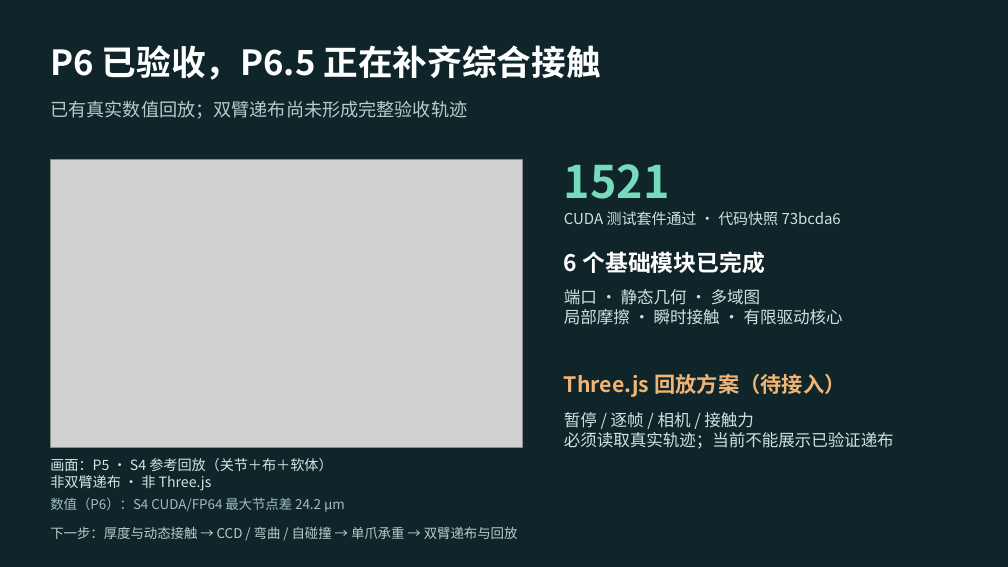
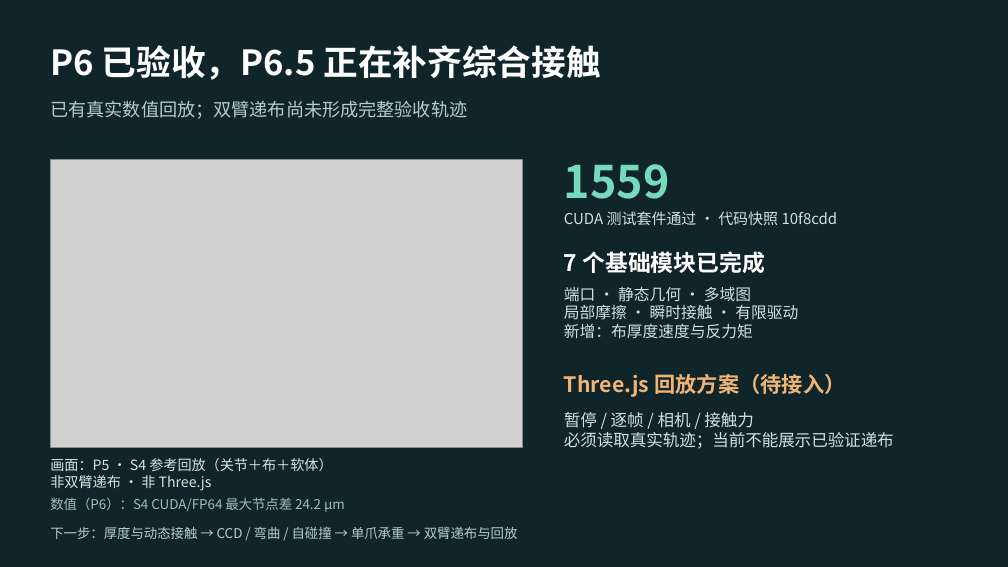
Before and after one commit to ChenxrC/phymeo, a slide deck: slide 3 of docs/reports/2026-10-28-architecture/phymeo-newton-architecture.pptx. Drawn at 1008x567 pixels with LibreOffice and Linux fonts; fonts in the diff are those of the drawing; grey boxes stand for pictures. Boxes give left, top, right and bottom in pixels: in the first picture for what was removed or moved away, otherwise in the second. Text is boxed around its words. In the diff, an @@ line names an element or a change of style, - is before the commit and + after.

```diff
--- a/docs/reports/2026-10-28-architecture/phymeo-newton-architecture.pptx
+++ b/docs/reports/2026-10-28-architecture/phymeo-newton-architecture.pptx
@@ text at <box>564,164,670,199</box>: text changed @@
-1521
+1559
@@ text at <box>564,211,838,225</box>: text changed @@
-CUDA 测试套件通过 · 代码快照 73bcda6
+CUDA 测试套件通过 · 代码快照 10f8cdd
@@ text at <box>564,251,764,273</box>: text changed @@
-6 个基础模块已完成
+7 个基础模块已完成
@@ text at <box>564,286,751,302</box>: size 15.8 to 15 pt in "端口 · 静态几何 · 多域图" @@
@@ text at <box>564,304,798,339</box>: text changed; size 15.8 to 15 pt @@
-局部摩擦 · 瞬时接触 · 有限驱动核心
+局部摩擦 · 瞬时接触 · 有限驱动
+新增：布厚度速度与反力矩
```
Also in this commit, not shown: 1 other slide changed, 13 other files.
